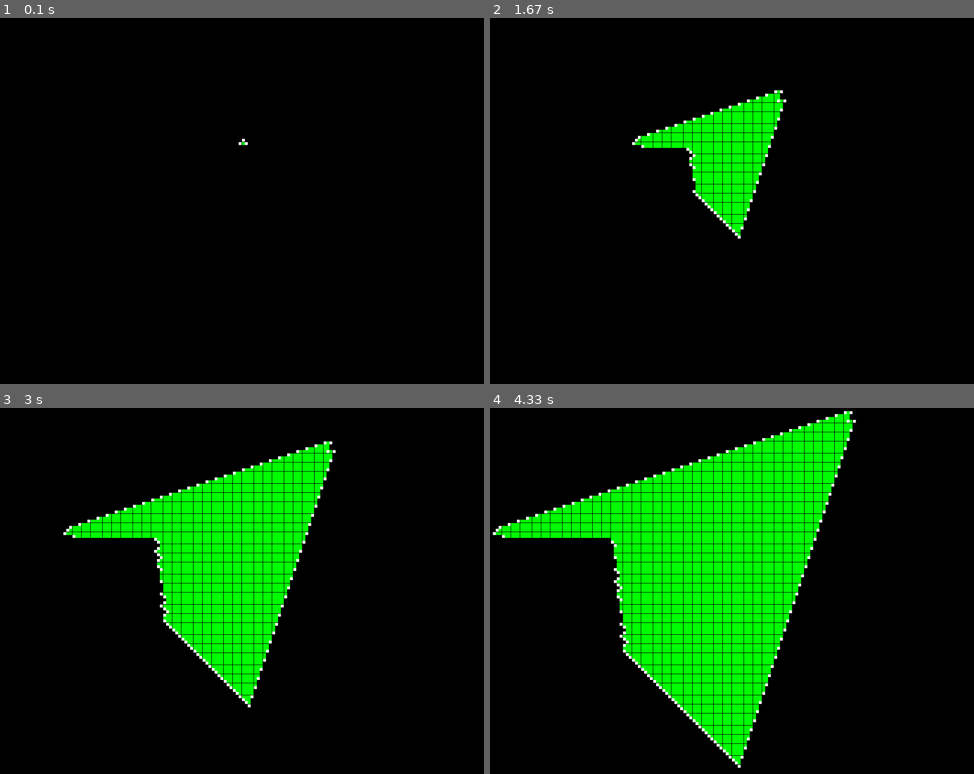
Above: before the commit, frames 1-4 (two rows, left to right).
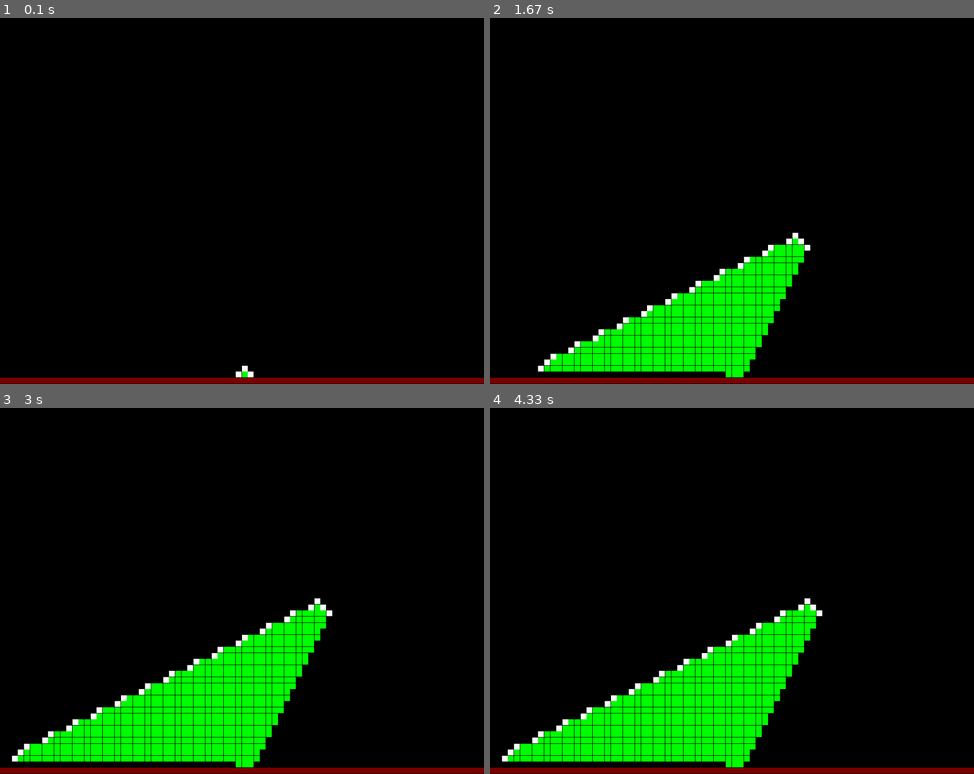
Above: after the commit, the same moments.

Repository: AlexDey/PythonTreeEvolution
Game: pygame game, started from PythonTestApplication1/solve.py
The game is run twice, just before and just after one commit, with the same random seed, the same clock (stepped at 60 frames per second) and the same inputs.
Inputs:
- Up to frame 1 (0.1 s): no input
- Up to frame 2 (1.67 s): no input
- Up to frame 3 (3 s): no input
- Up to frame 4 (4.33 s): no input

The runs differ from the first frame. In frame 1, 1.7% of the frame differs, in the area x 0-100%, y 32-100%; in frame 2, 16%; in frame 3, 28%; in frame 4, 34%, in the area x 0-100%, y 0-100%.

Commit message:
Добавил взаимодействие с землёй

Diff:
--- a/PythonTestApplication1/drawPygame.py
+++ b/PythonTestApplication1/drawPygame.py
@@ -4,7 +4,7 @@
 import pygame
 import os
 
-from settings import rows, columns
+from settings import rows, columns, row_start, column_start
 
 def addCorn(row, column):
     x_pos = column*rect_size
@@ -43,14 +43,21 @@
 
 # first corn
 corn_turtle = []
-x_pos_start = columns*rect_size
-y_pos_start = rows*rect_size
+x_pos_start = column_start*rect_size
+y_pos_start = row_start*rect_size
 color_corn = (255,255,255)
 corn_start = pygame.draw.rect(win, color_corn, (x_pos_start, y_pos_start, rect_size, rect_size))
 corn_turtle.append(corn_start)
 
 # tree
 color_tree = (0,255,0)
+
+# ground
+x_ground = 0
+y_ground = (column_start*2-1)*rect_size
+color_ground = (125, 0, 0)
+ground = pygame.draw.rect(win, color_ground, (x_ground, y_ground, rect_size*columns*2, rect_size))
+pygame.display.update(ground)
 
 # close window by key
 #fps = 5
--- a/PythonTestApplication1/settings.py
+++ b/PythonTestApplication1/settings.py
@@ -1,24 +1,18 @@
 from random import randint, seed
 
 # start DNA
-seed(31) #30 #9 #555
+seed(45) #30 #9 #34 #38
 dna_start = [[randint(0,30) for i in range(4)] for j in range(16)]
 
 # start data for solve
+rows = columns = 40
 #rows = 60
-#columns = 60
-rows = columns = 80
+#columns = 30
+row_start = rows*2-2  # *7//4
+column_start = columns
 world = [[(0) for i in range(rows*2)] for j in range(columns*2)] # start world
-world[rows][columns] = 2
-tree = [[0, rows, columns]]
-corn = [[0, rows, columns]]
+world[row_start][column_start] = 2 # start corn
+world[-1][:] = [3]*columns*2 # ground
+corn = [[0, row_start, column_start]]
+tree = corn.copy() # copy;  # tree = corn - just reference
 newCorn = []
-
-# start data for draw window with turtle
-#scale = .4
-#rect_size = 21 * scale
-#width = rect_size*rows*2
-#height = rect_size*columns*2
-
-# turtle temp
-#corn_turtle = []
--- a/PythonTestApplication1/solve.py
+++ b/PythonTestApplication1/solve.py
@@ -1,4 +1,4 @@
-# добавить землю,
+# добавить несимметричность мира по горизонтали ивертикали
 # сделать мир замкнутым по горизонтали
 
 #import drawTurtle as tdraw
@@ -20,7 +20,7 @@
     # redraw window
     tdraw.update()
     if (k < rows):
-        time.sleep(0.05)
+        time.sleep(0.05) #0.05)
     tdraw.cornToTree()
     # update corn
     if (k != 1):
